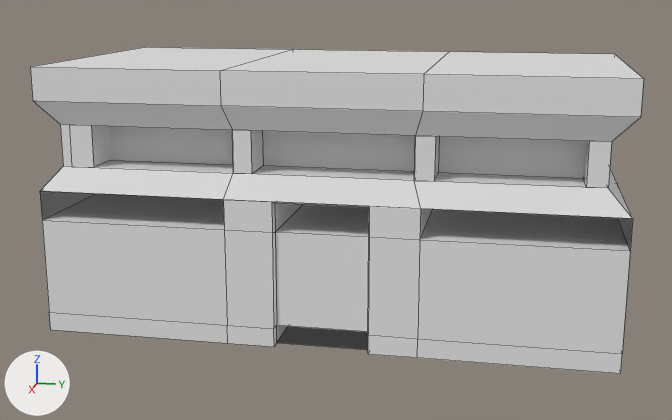
The Blender file Assets/Props/banheiro.blend, before and after one commit.
One viewpoint serves both versions: a 50 mm camera at (36.5, 6.8, 8.1) aimed at (0.3, -0.4, -1.0). The axes (+X, +Y, +Z) are drawn at lower left. The lights are the same throughout. The first picture is the older version. Mesh edges are drawn as thin lines. Objects named as collision shapes, trigger or cutter boxes, shadow casters or lower levels of detail are left out.

Names of what the first picture shows: 'Banheiro_LOD0'.
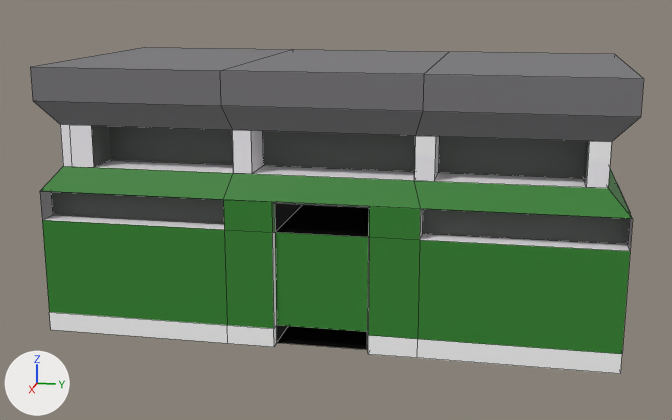
Boxes [x1, y1, x2, y2] around the edits, measured in the pictures (672 x 420 px):
'Banheiro_LOD0', surface changed, reshaped (darker): [30, 47, 644, 374] in both
part 1 of me_cube, built on (mostly hidden before): before [91, 125, 367, 349]; after [51, 125, 630, 244]
part 2 of me_cube, surface changed (darker): [30, 47, 644, 374] in both

The change, as a diff of the scene's bpy script:
```diff
--- a/Assets/Props/banheiro.blend.py
+++ b/Assets/Props/banheiro.blend.py
@@ img_banheiro @@
+img_banheiro = load_image('Banheiro', 'pintura/Banheiro.png', 1024, 1024, 'sRGB')
@@ mat_material @@
 mat_material = principled_material('Material')
-mat_material.base_color = (0.8, 0.8, 0.8)  # white #e7e7e7
+mat_material.texture = img_banheiro
@@ me_cube @@
 # used by ob_banheiro_lod0; location = (0.0, -0.08, 0.0); scale = (5.27, 10.6, 5.05)
-me_cube.from_pydata(...)  # 272 vertices, 274 faces; spans x -1.0..1.0, y -1.0..1.0, z -1.0..1.0
+me_cube.from_pydata(...)  # 300 vertices, 301 faces; spans x -1.0..1.0, y -1.0..1.0, z -1.0..1.0
+# me_cube part 1
+# 2 vertices are removed from x 0.97, y -0.15..0.17, z -0.98
+# 12 faces are deleted
+# 22 vertices are added at x -0.96..0.92, y -0.92..0.92, z -0.84..0.58
+# 8 new vertices lie (0.91, 0.0, 0.0) away from vertices in x -0.07, y -1.0..1.0, z -0.13..0.09
+# 39 new faces join them
+# me_cube part 2: 126 kept faces spanning x -1.0..1.0, y -1.0..1.0, z -1.0..1.0 get new texture (UV) coordinates
 me_cube.materials.append(mat_material)
```
